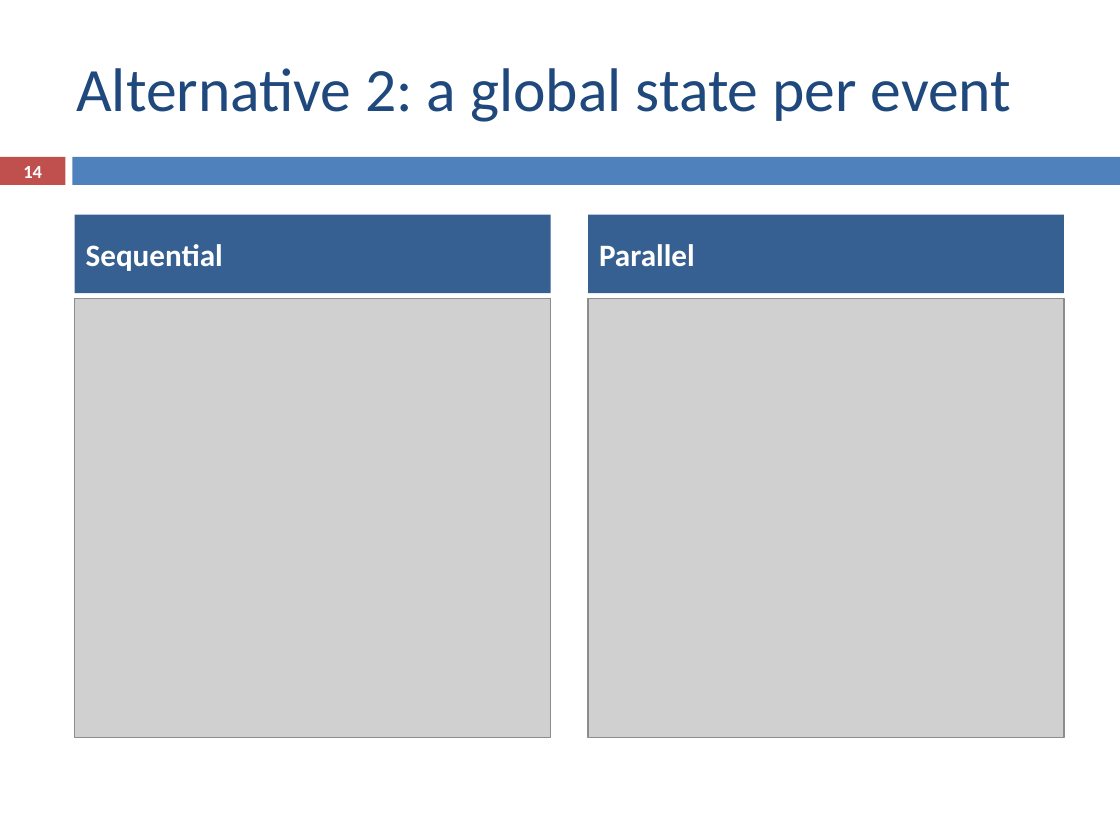
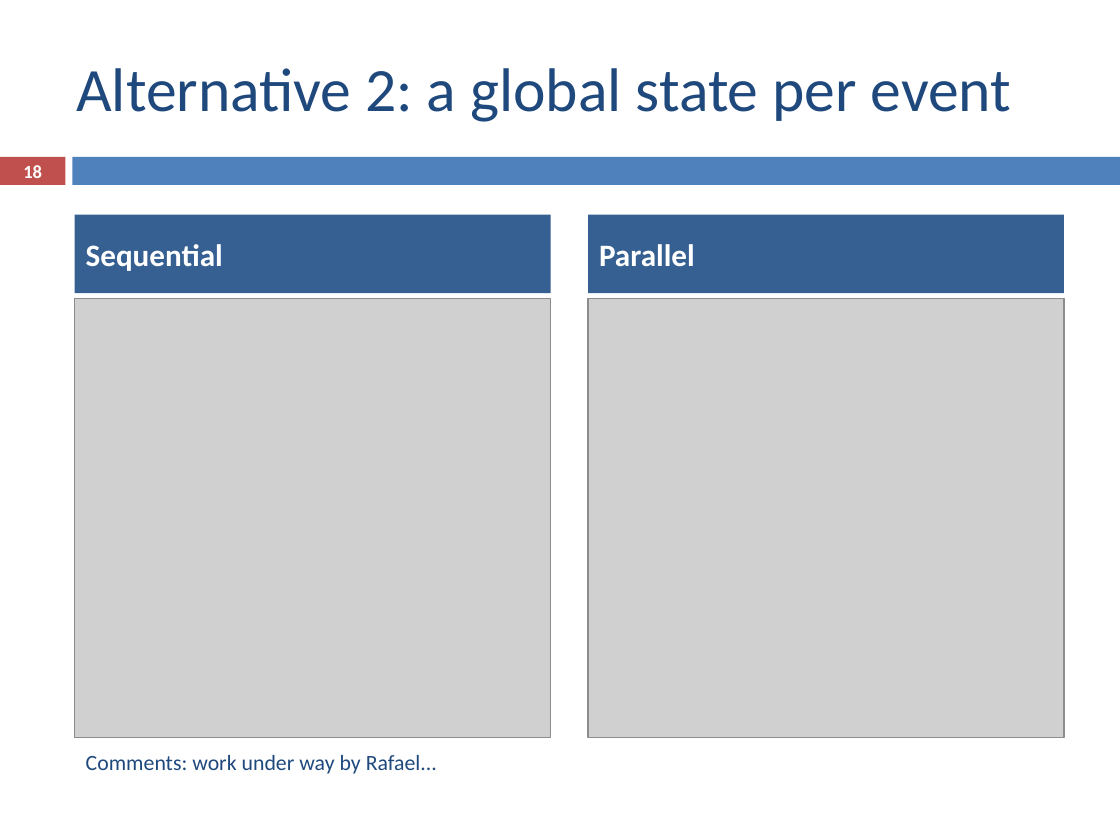
Before and after one commit to ampereira/mscthesis-liptool, a slide deck: slide 18 of doc/partial presentation/partial_presentation.pptx (slide 14 before the commit). Drawn at 1120x840 pixels with LibreOffice and Linux fonts; fonts in the diff are those of the drawing; grey boxes stand for pictures. Boxes give left, top, right and bottom in pixels: in the first picture for what was removed or moved away, otherwise in the second. Text is boxed around its words. In the diff, an @@ line names an element or a change of style, - is before the commit and + after.

```diff
--- a/doc/partial presentation/partial_presentation.pptx
+++ b/doc/partial presentation/partial_presentation.pptx
@@ page number at bbox=[23, 165, 42, 178]: text changed @@
-14
+18
@@ text added at bbox=[86, 755, 437, 774], 14 pt, text #1F497D @@
+Comments: work under way by Rafael...
```
Also in this commit, not shown: 7 other slides changed, 4 slides added, 1 other file.
